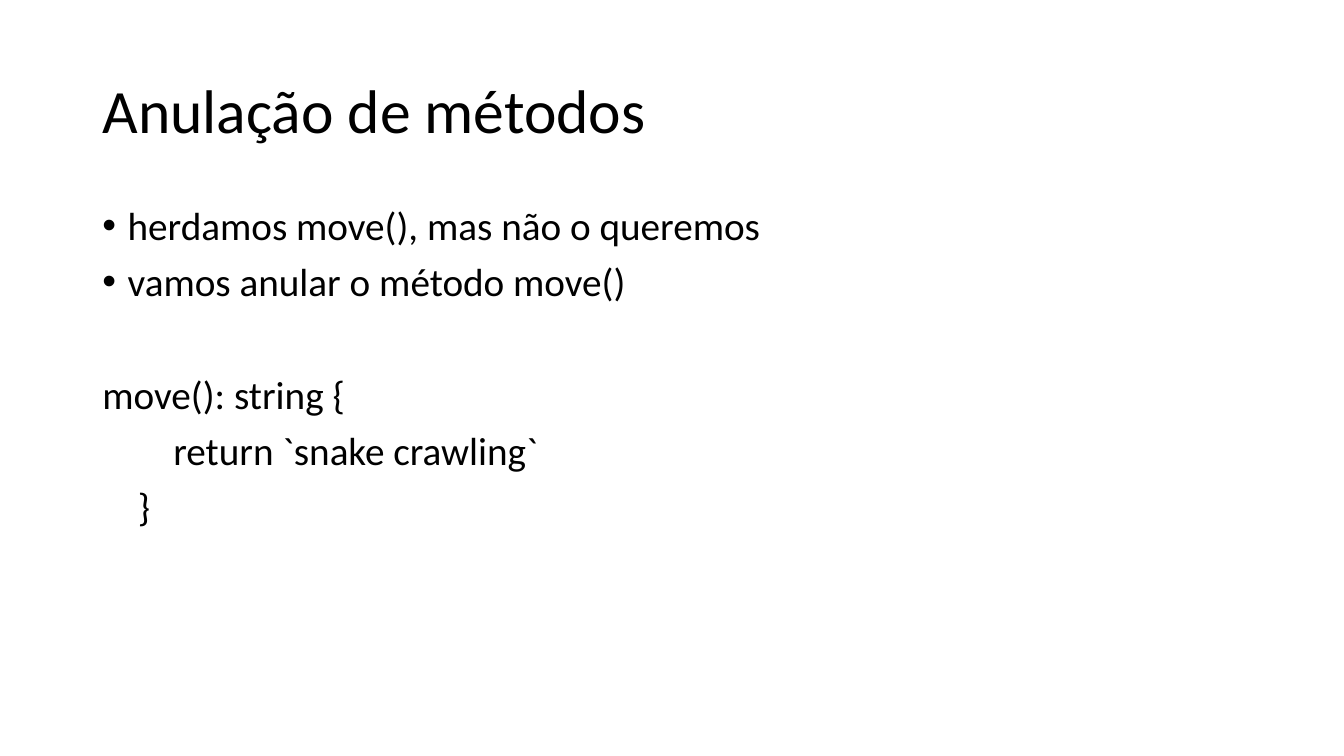
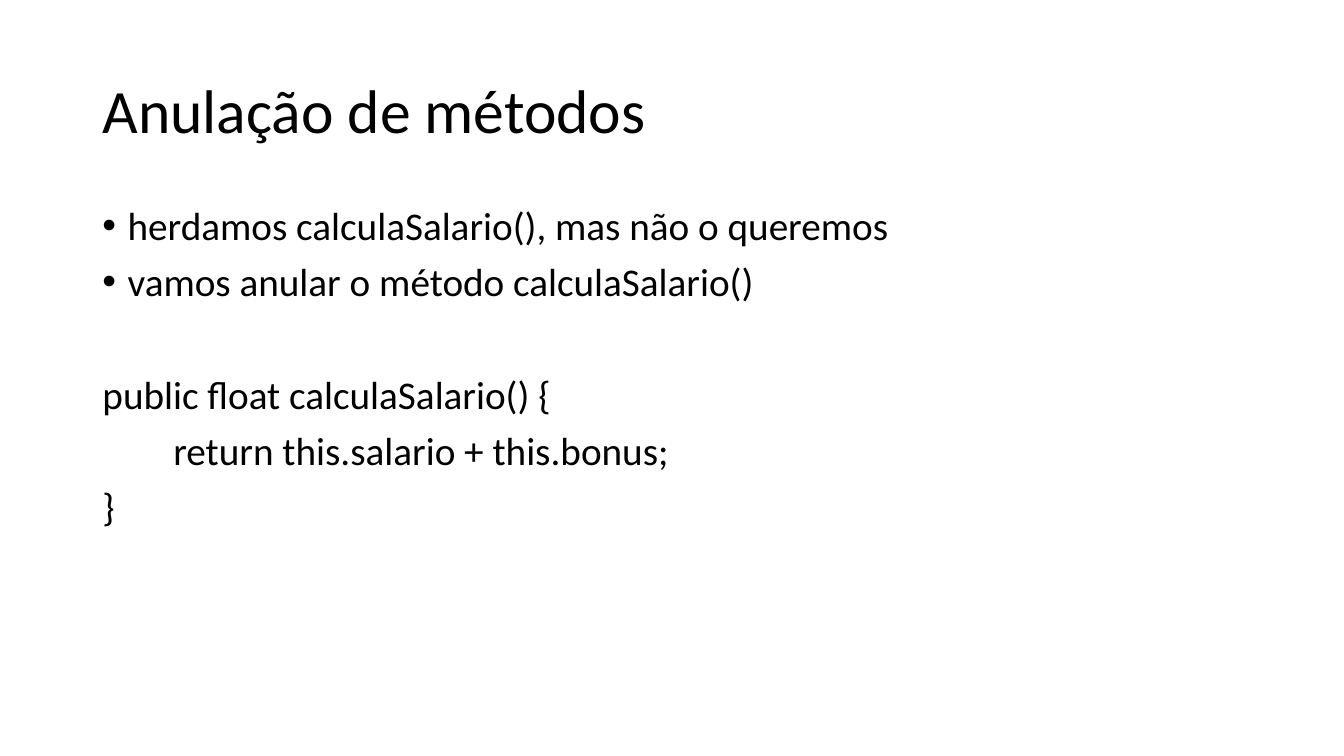
Before and after one commit to dfpires/poo-20251d, a slide deck: slide 16 of material de estudo/Herança.pptx. Drawn at 1344x756 pixels with LibreOffice and Linux fonts; fonts in the diff are those of the drawing. Boxes give left, top, right and bottom in pixels: in the first picture for what was removed or moved away, otherwise in the second. Text is boxed around its words. In the diff, an @@ line names an element or a change of style, - is before the commit and + after.

```diff
--- a/material de estudo/Herança.pptx
+++ b/material de estudo/Herança.pptx
@@ text at (x1=102, y1=211, x2=888, y2=470): text changed @@
-• herdamos move(), mas não o queremos
-• vamos anular o método move()
-move(): string {
-return `snake crawling`
+• herdamos calculaSalario(), mas não o queremos
+• vamos anular o método calculaSalario()
+public float calculaSalario() {
+return this.salario + this.bonus;
```
Also in this commit, not shown: 2 other slides changed, 2 slides added, 3 other files.
